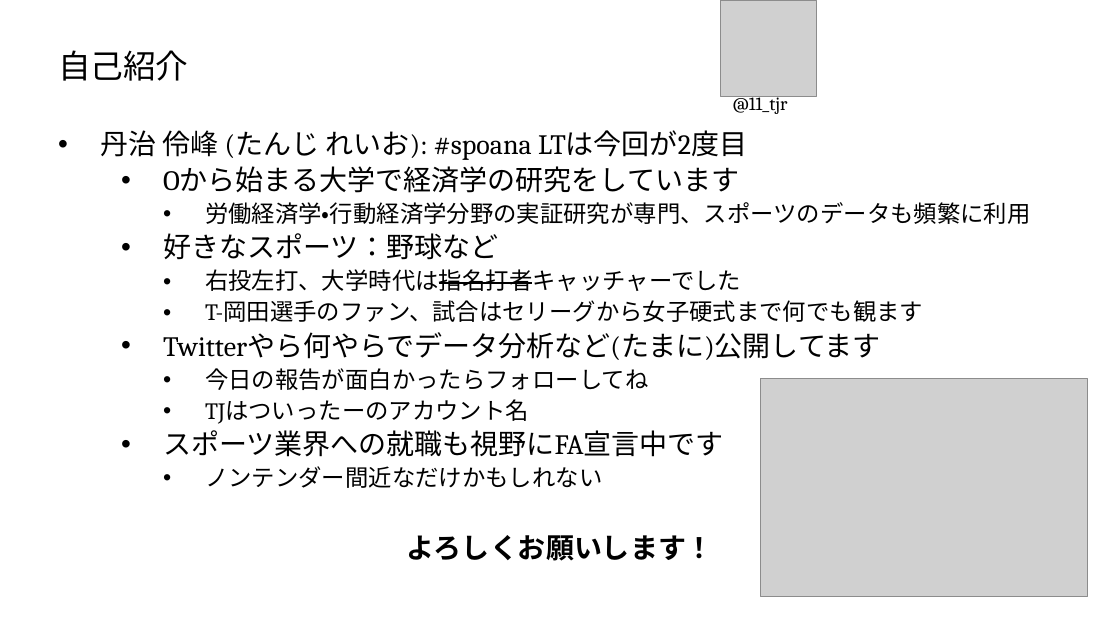
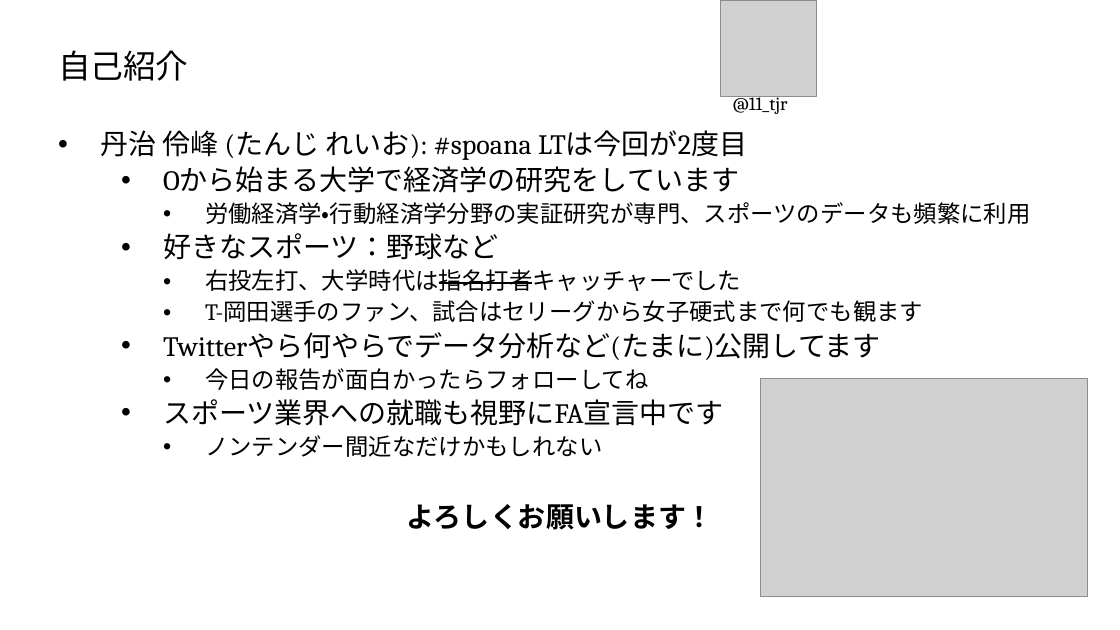
Before and after one commit to T-Reio/ballgame_analysis, a slide deck: slide 2 of slides/spoana13.pptx. Drawn at 1120x630 pixels with LibreOffice and Linux fonts; fonts in the diff are those of the drawing; grey boxes stand for pictures; background and template pictures are left out. Boxes give left, top, right and bottom in pixels: in the first picture for what was removed or moved away, otherwise in the second. Text is boxed around its words. In the diff, an @@ line names an element or a change of style, - is before the commit and + after.

```diff
--- a/slides/spoana13.pptx
+++ b/slides/spoana13.pptx
@@ text at [205, 399, 529, 424]: paragraph removed @@
-    • TJはついったーのアカウント名
```
Also in this commit, not shown: 6 other slides changed, 1 slide removed, 1 other file.
